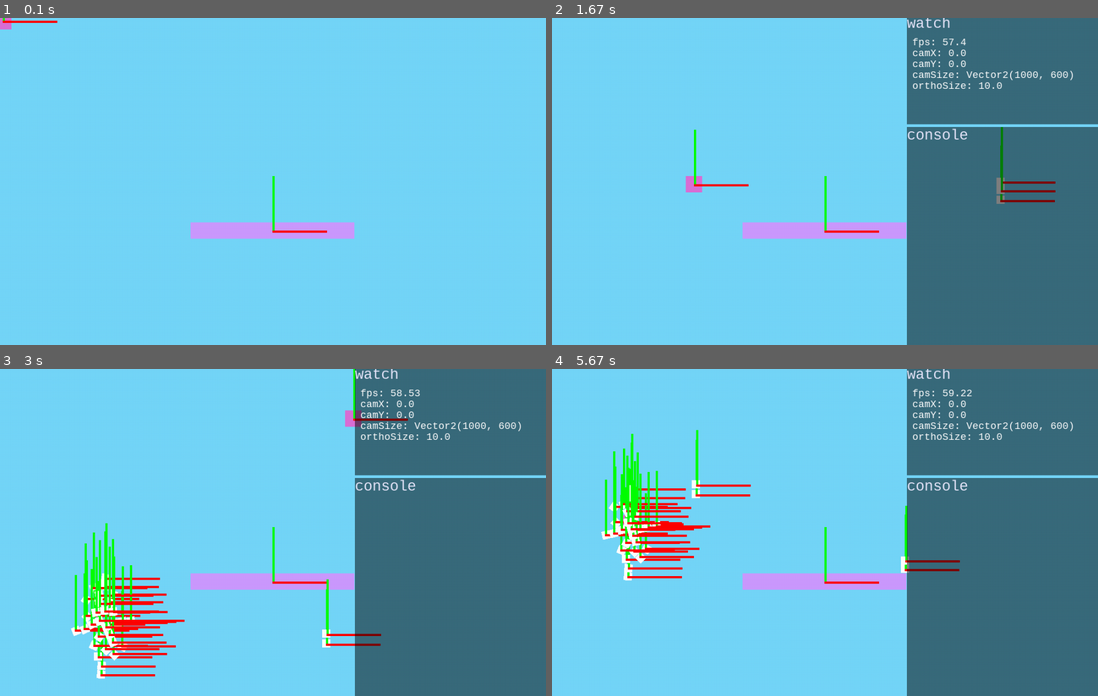
Above: before the commit, frames 1-4 (two rows, left to right).
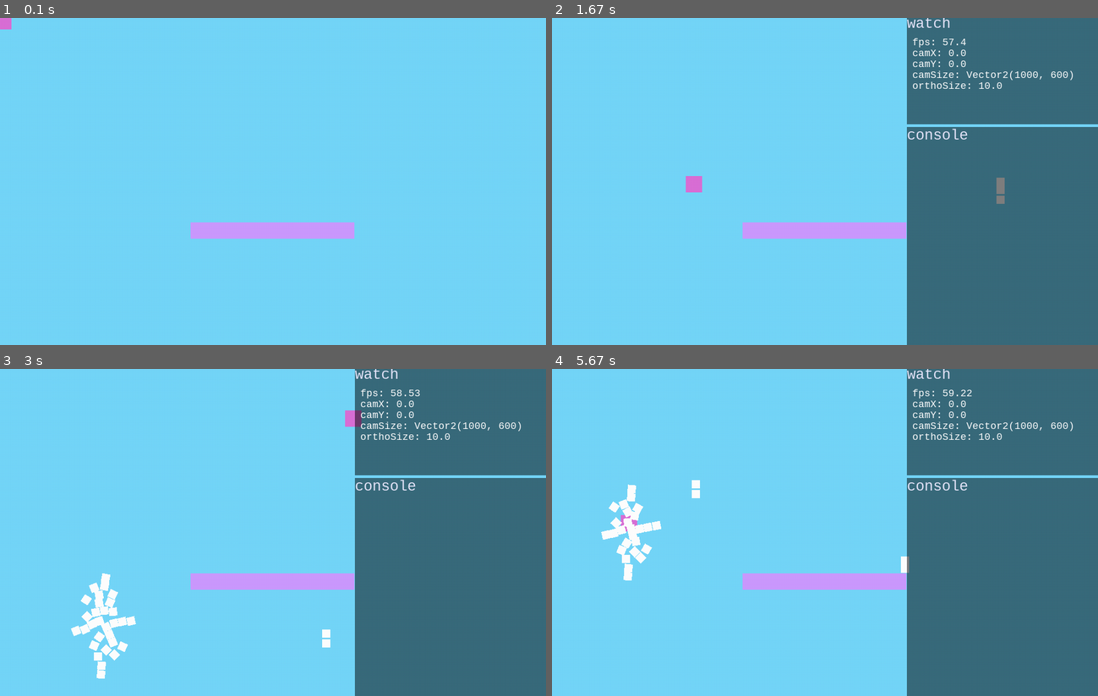
Above: after the commit, the same moments.

Repository: AchoDev/Lumina-Engine
Game: pygame game, started from test2.py
The game is run twice, just before and just after one commit, with the same random seed, the same clock (stepped at 60 frames per second) and the same inputs.
Inputs (mouse positions are in pixels of both pictures, inside the frame that each line leads up to):
- Up to frame 1 (0.1 s): no input
- Up to frame 2 (1.67 s): tap 0 at 0.33 s; hold Right 0.67-1.13 s; move the mouse to (999, 171) at 0.7 s; tap A at 1.17 s; hold Up from 1.5 s (still down); move the mouse to (693, 184) at 1.53 s
- Up to frame 3 (3 s): release Up at 1.8 s; hold Right 1.83-2.3 s; hold D 1.83-2.3 s; move the mouse to (327, 604) at 1.87 s; hold Left 2.33-2.87 s; hold A 2.33-2.87 s; move the mouse to (103, 607) at 2.37 s; hold Down from 2.9 s (still down); move the mouse to (354, 418) at 2.93 s
- Up to frame 4 (5.67 s): release Down at 3.2 s; hold Left 3.23-3.63 s; hold A 3.23-3.63 s; move the mouse to (1027, 646) at 3.27 s; hold Up 3.67-4.03 s; move the mouse to (890, 561) at 3.7 s; hold Right 4.07-4.7 s; hold D 4.07-4.7 s; move the mouse to (835, 421) at 4.1 s; hold Down 4.73-5.1 s; move the mouse to (693, 467) at 4.77 s; hold Left 5.13-5.6 s; hold A 5.13-5.6 s; move the mouse to (628, 522) at 5.17 s; hold Right from 5.63 s (still down); hold D from 5.63 s (still down)

The runs differ from the first frame. In frame 1, 0.2% of the frame differs, in the area x 0-60%, y 0-66%; in frame 2, 0.7%; in frame 3, 3.6%, in the area x 13-75%, y 0-95%; in frame 4, 3.4%.

Commit message:
made handles invisible in game view

Diff:
--- a/cls/Window.py
+++ b/cls/Window.py
@@ -143,6 +143,9 @@
             self.draw_one(object, camera)
 
     def draw_obj_handles(self, tr: Transform):
+
+        if(not self.editor_view): return
+
         nav_tf = Transform.from_transform(tr)
 
         nav_tf.width = 4
